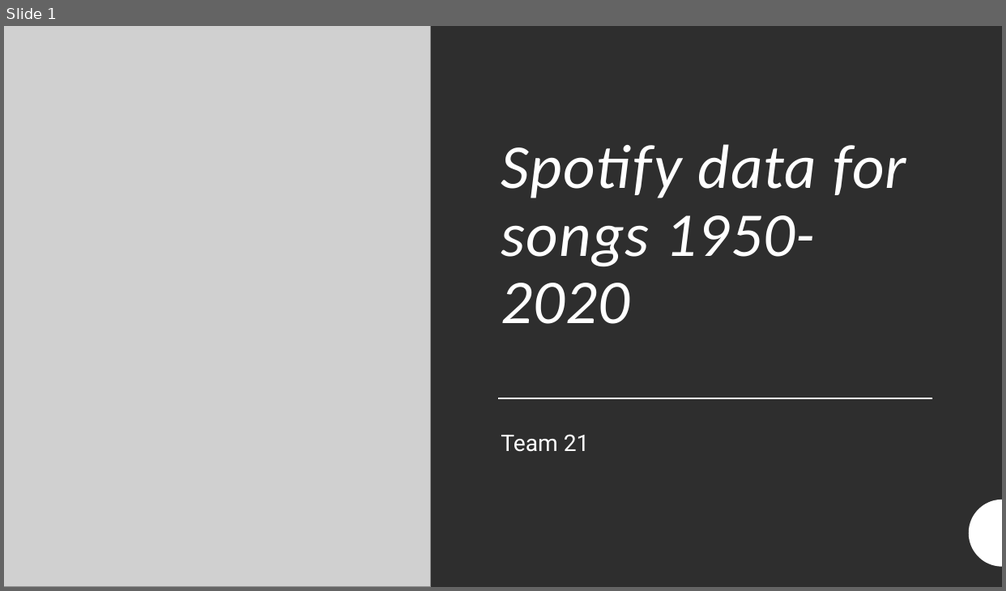
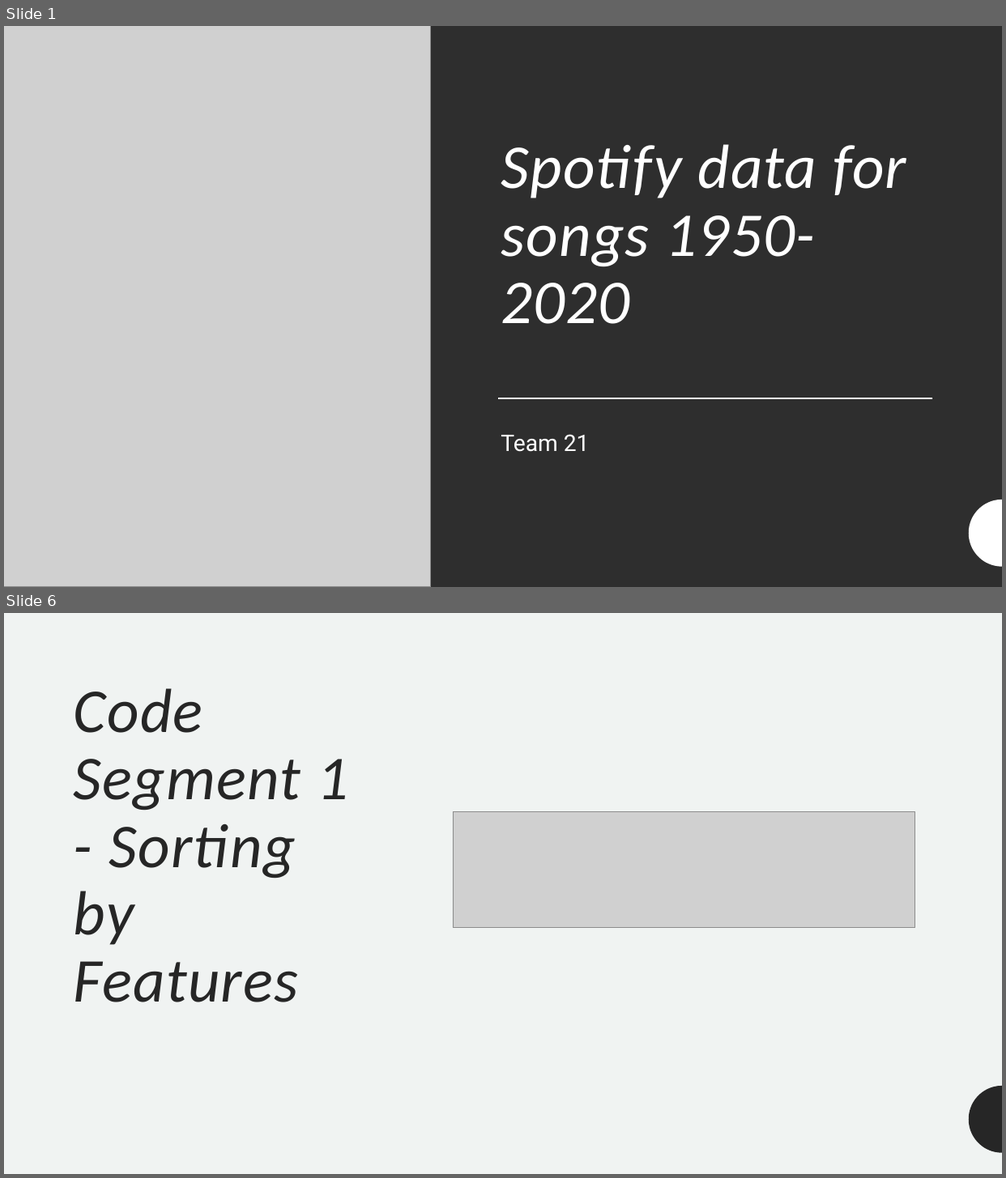
Before and after one commit to Dylstar7890/2022-4216COMP-TEAM21, a slide deck: Spotify data for songs 1950-2020.pptx. Shown one above the other, each under a label of ours: slide 1 before the commit, slides 1 and 6 after it; the slides between them are not shown. The pictures are 1006x591 and 1006x1178 pixels, drawn with LibreOffice and Linux fonts; fonts in the diff are those of the drawing; grey boxes stand for pictures. Boxes give left, top, right and bottom in pixels: in the first picture for what was removed or moved away, otherwise in the second. Text is boxed around its words. In the diff, an @@ line names an element or a change of style, - is before the commit and + after.

```diff
--- a/Spotify data for songs 1950-2020.pptx
+++ b/Spotify data for songs 1950-2020.pptx
@@ slide 6 added at (4, 613, 1002, 1174), background #F0F3F2 @@
@@ title added at (74, 688, 348, 1003), 60 pt, text #262626, italic @@
+Code Segment 1
+- Sorting by Features
@@ picture added at (454, 811, 916, 927) @@
@@ freeform shape added at (969, 1086, 1002, 1153), fill #262626 @@
```
Also in this commit, not shown: 2 slides changed, 11 other slides added.
